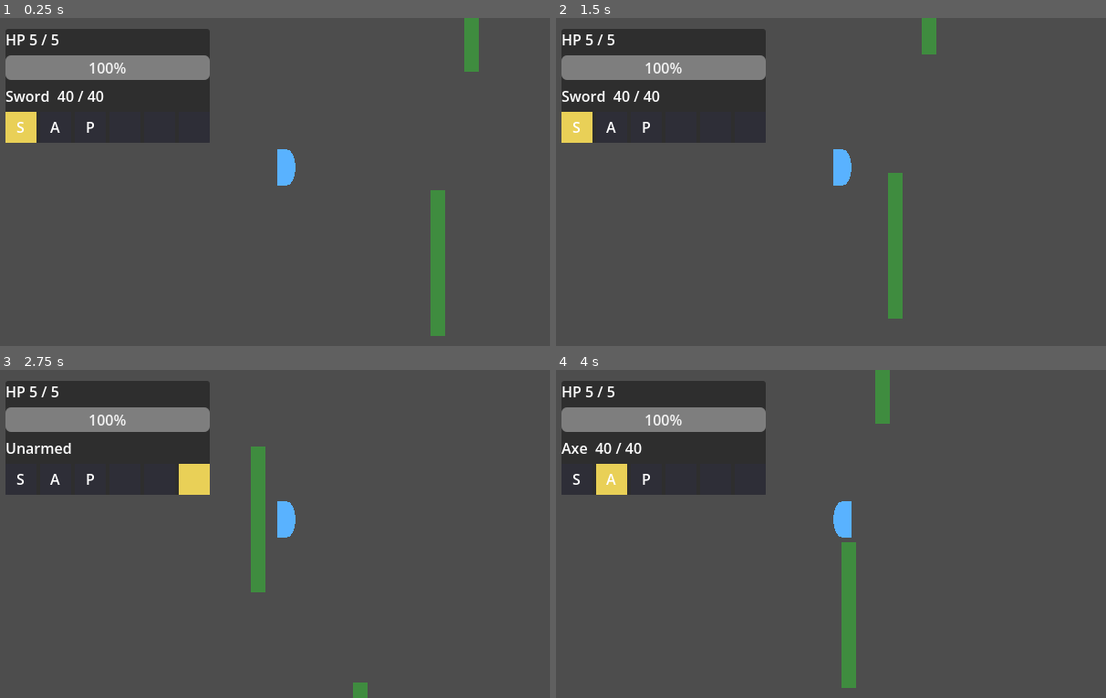
Above: before the commit, frames 1-4 (two rows, left to right).
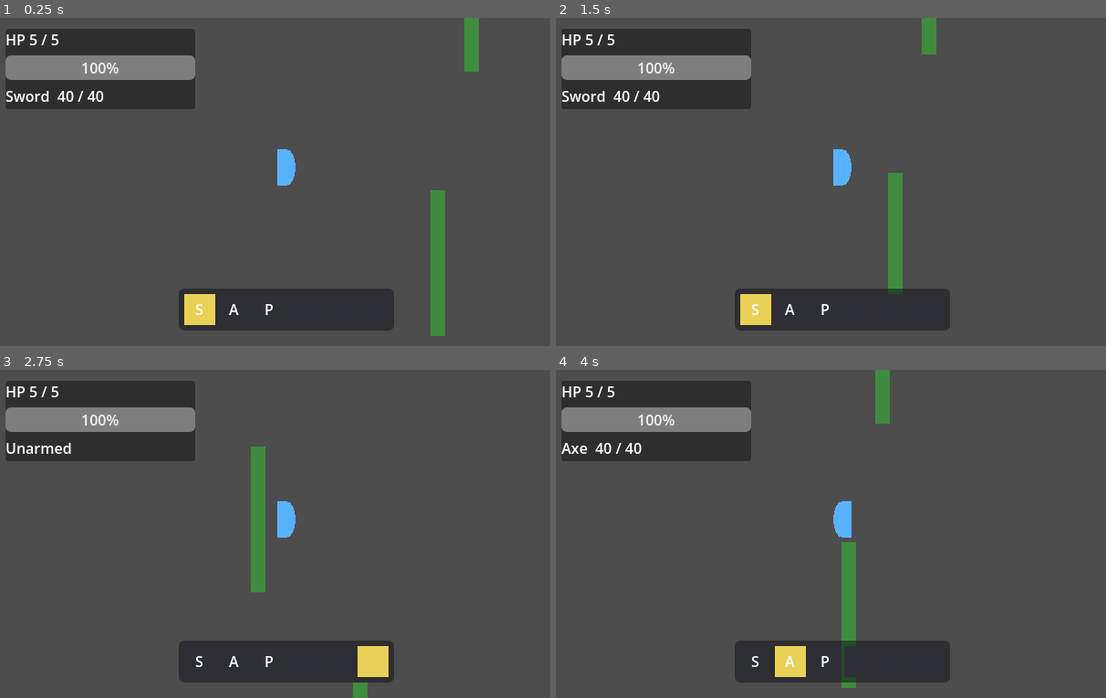
Above: after the commit, the same moments.

Repository: edgarsdzgz/kenslash
Game: Godot game, scene res://world/streaming_world.tscn
The game is run twice, just before and just after one commit, with the same random seed, the same clock (stepped at 60 frames per second) and the same inputs.
Inputs (mouse positions are in pixels of both pictures, inside the frame that each line leads up to):
- Up to frame 1 (0.25 s): no input
- Up to frame 2 (1.5 s): tap Enter at 0.5 s; move the mouse to (968, 165) at 0.52 s; hold D (move_right) 0.53-1.28 s; tap Space (attack) at 0.6 s; click (968, 165) at 0.67 s; move the mouse to (726, 198) at 1.27 s; hold S (move_down) from 1.28 s (still down); tap G (toggle_hotbar_unlock) at 1.35 s
- Up to frame 3 (2.75 s): move the mouse to (346, 461) at 2.02 s; release S (move_down) at 2.03 s; hold D (move_right) from 2.03 s (still down); tap 0 (tool_0) at 2.1 s
- Up to frame 4 (4 s): move the mouse to (814, 599) at 2.77 s; release D (move_right) at 2.78 s; hold W (move_up) 2.78-3.53 s; tap 1 (tool_1) at 2.85 s; click (814, 599) at 2.92 s; move the mouse to (1018, 583) at 3.52 s; hold A (move_left) from 3.53 s (still down); tap 2 (tool_2) at 3.6 s

The runs differ from the first frame. In frame 1, 9.6% of the frame differs, in the area x 0-72%, y 3-96%; in frame 2, 9.6%; in frame 3, 9.6%; in frame 4, 9.6%.

Commit message:
feat: move the hotbar to bottom-center (Minecraft-style)
Pulled the Hotbar out of the top-left health/tool Backdrop into its own HotbarAnchor -- a CenterContainer anchored to the bottom edge, so the row stays horizontally centered and re-centers on window resize with no manual math. Added a subtle dark backing strip (StyleBoxFlat) behind the slots for the Minecraft look. Health + tool readout stay top-left. Presentation only; the hotbar's slot widgets / glyph + count labels and every HUD read query are unchanged, so test_hud stays green (177). Streaming baseline unaffected (that test uses a bare ChunkManager, no HUD).

Diff:
--- a/ui/hud.gd
+++ b/ui/hud.gd
@@ -35,7 +35,10 @@
 @onready var _health_label: Label = $Backdrop/Column/HealthLabel
 @onready var _health_bar: ProgressBar = $Backdrop/Column/HealthBar
 @onready var _tool_label: Label = $Backdrop/Column/ToolLabel
-@onready var _hotbar: HBoxContainer = $Backdrop/Column/Hotbar
+## The hotbar row lives in its OWN bottom-center anchor (Minecraft-style), separate from the
+## top-left health/tool Backdrop. A CenterContainer anchored to the bottom edge keeps it
+## horizontally centered and re-centers automatically on window resize -- no manual math.
+@onready var _hotbar: HBoxContainer = $HotbarAnchor/HotbarPanel/Hotbar
 
 
 ## Point the HUD at the live player: store the ref, subscribe to the health damage EVENT,
--- a/ui/hud.tscn
+++ b/ui/hud.tscn
@@ -1,6 +1,17 @@
-[gd_scene load_steps=2 format=3]
+[gd_scene load_steps=3 format=3]
 
 [ext_resource type="Script" path="res://ui/hud.gd" id="1_hud"]
+
+[sub_resource type="StyleBoxFlat" id="StyleBoxFlat_hotbar"]
+bg_color = Color(0.08, 0.08, 0.1, 0.55)
+content_margin_left = 6.0
+content_margin_top = 6.0
+content_margin_right = 6.0
+content_margin_bottom = 6.0
+corner_radius_top_left = 6
+corner_radius_top_right = 6
+corner_radius_bottom_right = 6
+corner_radius_bottom_left = 6
 
 [node name="HUD" type="CanvasLayer"]
 script = ExtResource("1_hud")
@@ -9,7 +20,7 @@
 offset_left = 12.0
 offset_top = 12.0
 offset_right = 220.0
-offset_bottom = 132.0
+offset_bottom = 100.0
 
 [node name="Column" type="VBoxContainer" parent="Backdrop"]
 theme_override_constants/separation = 6
@@ -25,5 +36,18 @@
 [node name="ToolLabel" type="Label" parent="Backdrop/Column"]
 text = "Unarmed"
 
-[node name="Hotbar" type="HBoxContainer" parent="Backdrop/Column"]
+[node name="HotbarAnchor" type="CenterContainer" parent="."]
+anchor_left = 0.0
+anchor_top = 1.0
+anchor_right = 1.0
+anchor_bottom = 1.0
+offset_left = 0.0
+offset_top = -66.0
+offset_right = 0.0
+offset_bottom = -14.0
+
+[node name="HotbarPanel" type="PanelContainer" parent="HotbarAnchor"]
+theme_override_styles/panel = SubResource("StyleBoxFlat_hotbar")
+
+[node name="Hotbar" type="HBoxContainer" parent="HotbarAnchor/HotbarPanel"]
 theme_override_constants/separation = 4
